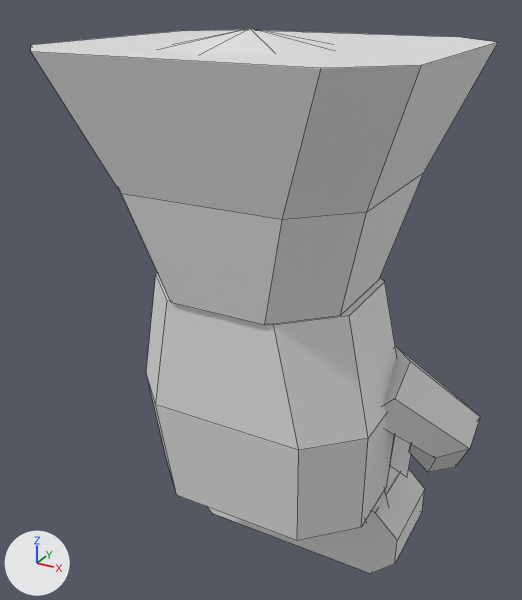
A saved change to the FBX model roblox/art/armor/gloves_tier1_normal.fbx.
The view is the same before and after, from a 50 mm camera at (0.904, -1.689, 0.92) aimed at (-0.03, 0.009, 0.07). The axes (+X, +Y, +Z) are drawn at lower left. The lights are the same throughout. The older version comes first. Mesh edges are drawn as thin lines. Where no turn or scale is listed for an object, it has been applied to the vertices.

Names of what the first picture shows: 'Base', 'Trim'.
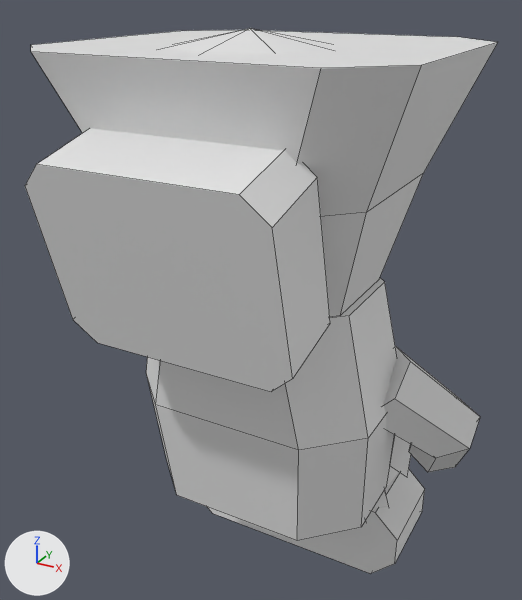
Where the change shows, as pixel boxes (x1, y1, x2, y2) in the pictures (522 x 600 px):
'Base', reshaped: before (31, 30, 498, 574); after (25, 30, 498, 574)
part 1 of me_base, added: after (25, 128, 330, 392)

What the commit changed:
me_base is used by ob_base; location (0.0, 0.0, 0.0).
me_base had 178 vertices, 140 faces and spanned x -0.49..0.59, y -0.46..0.56, z -0.93..0.78.
me_base now has 194 vertices, 150 faces and spans x -0.49..0.59, y -0.58..0.56, z -0.93..0.78.
me_base part 1: a new loose piece of 16 vertices spanning x -0.31..0.31, y -0.58..-0.26, z 0.08..0.62, in mat_gloves_tier1_normal_base (white #e7e7e7).
